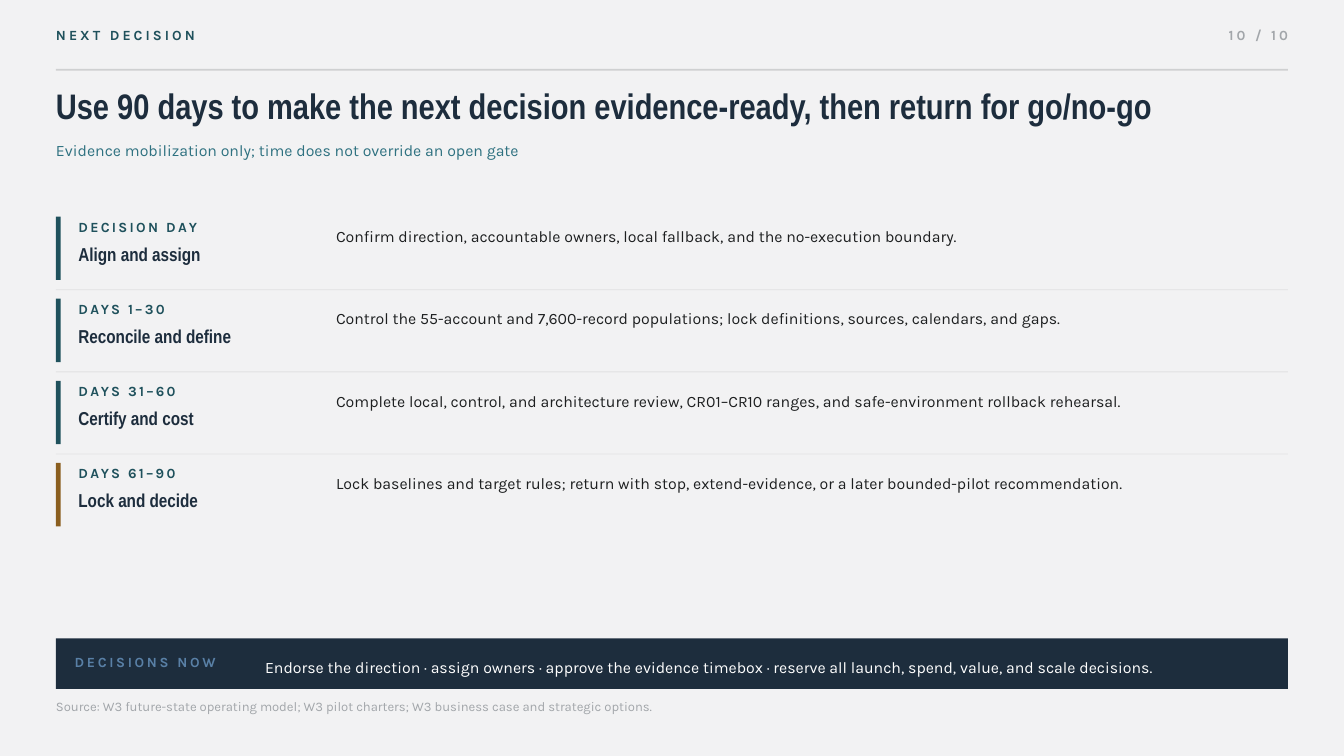
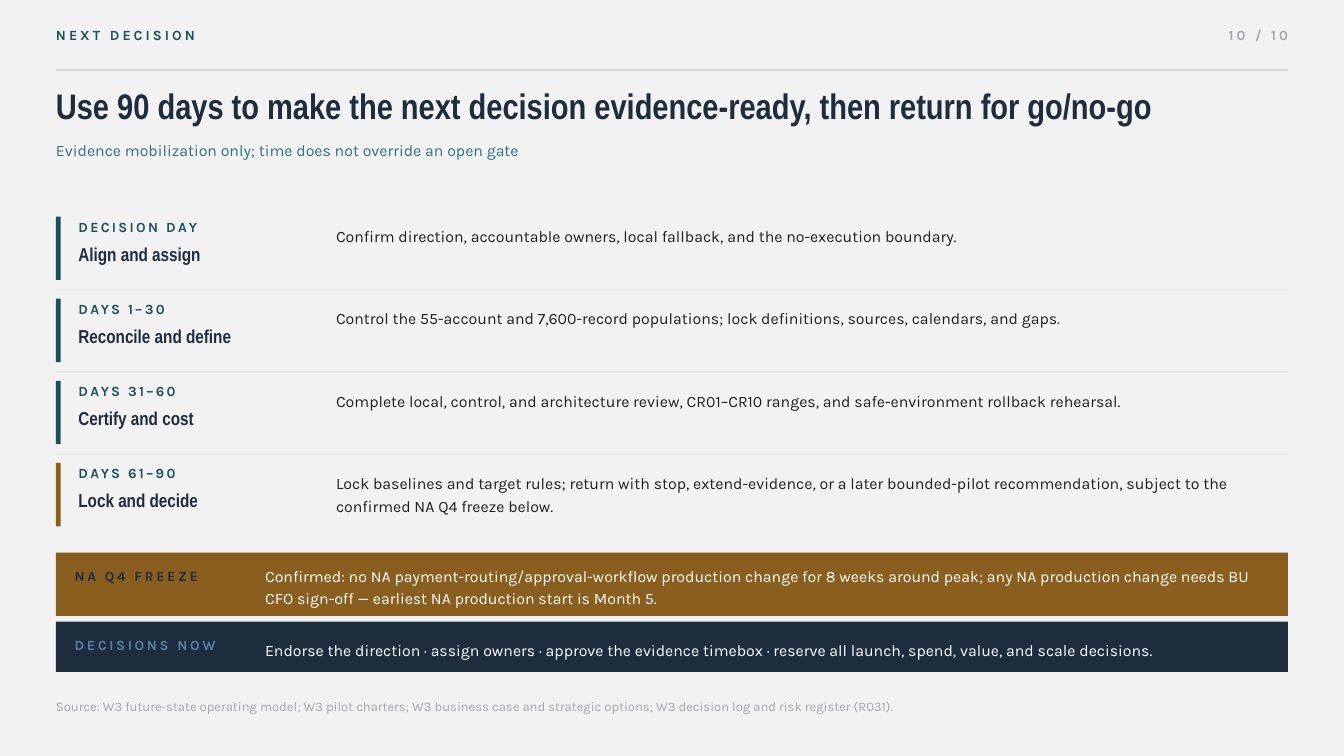
Before and after one commit to bakerzhan0404-zbh/project-northstar, a slide deck: slide 10 of deliverables/working/week_3/W3_interim_steering_deck.pptx. Drawn at 1344x756 pixels with LibreOffice and Linux fonts; fonts in the diff are those of the drawing. Boxes give left, top, right and bottom in pixels: in the first picture for what was removed or moved away, otherwise in the second. Text is boxed around its words. In the diff, an @@ line names an element or a change of style, - is before the commit and + after.

```diff
--- a/deliverables/working/week_3/W3_interim_steering_deck.pptx
+++ b/deliverables/working/week_3/W3_interim_steering_deck.pptx
@@ text at (336, 478, 1227, 515): text changed @@
-Lock baselines and target rules; return with stop, extend-evidence, or a later bounded-pilot recommendation.
+Lock baselines and target rules; return with stop, extend-evidence, or a later bounded-pilot recommendation, subject to the confirmed NA Q4 freeze below.
@@ rectangle: place and size @@
-rectangle at (56, 638, 1289, 689)
+rectangle at (56, 552, 1289, 616)
@@ rectangle at (56, 552, 1289, 616): fill #1D2D3D to #8A5E1E @@
@@ text added at (75, 572, 197, 584), 7.5 pt, text #1D2D3D, bold @@
+NA Q4 FREEZE
@@ text added at (265, 570, 1248, 608), 8.5 pt, text #FFFFFF @@
+Confirmed: no NA payment-routing/approval-workflow production change for 8 weeks around peak; any NA production change needs BU CFO sign-off — earliest NA production start is Month 5.
@@ rectangle added at (56, 621, 1289, 672), fill #1D2D3D @@
@@ text "DECISIONS NOW": place and size @@
-text "DECISIONS NOW" at (75, 658, 215, 667)
+text "DECISIONS NOW" at (75, 641, 215, 650)
@@ text "Endorse the direction · assign ...": place and size @@
-text "Endorse the direction · assign ..." at (265, 662, 1152, 677)
+text "Endorse the direction · assign ..." at (265, 645, 1152, 660)
@@ text at (56, 702, 893, 714): text changed @@
-Source: W3 future-state operating model; W3 pilot charters; W3 business case and strategic options.
+Source: W3 future-state operating model; W3 pilot charters; W3 business case and strategic options; W3 decision log and risk register (R031).
```
Also in this commit, not shown: 12 other files.
